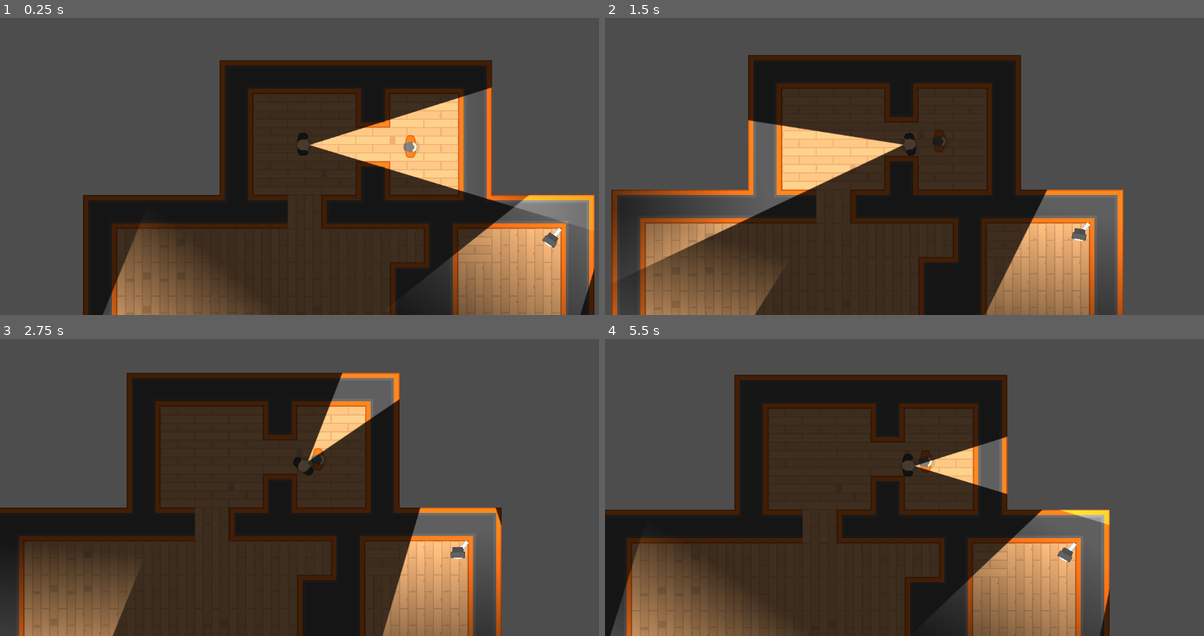
Above: before the commit, frames 1-4 (two rows, left to right).
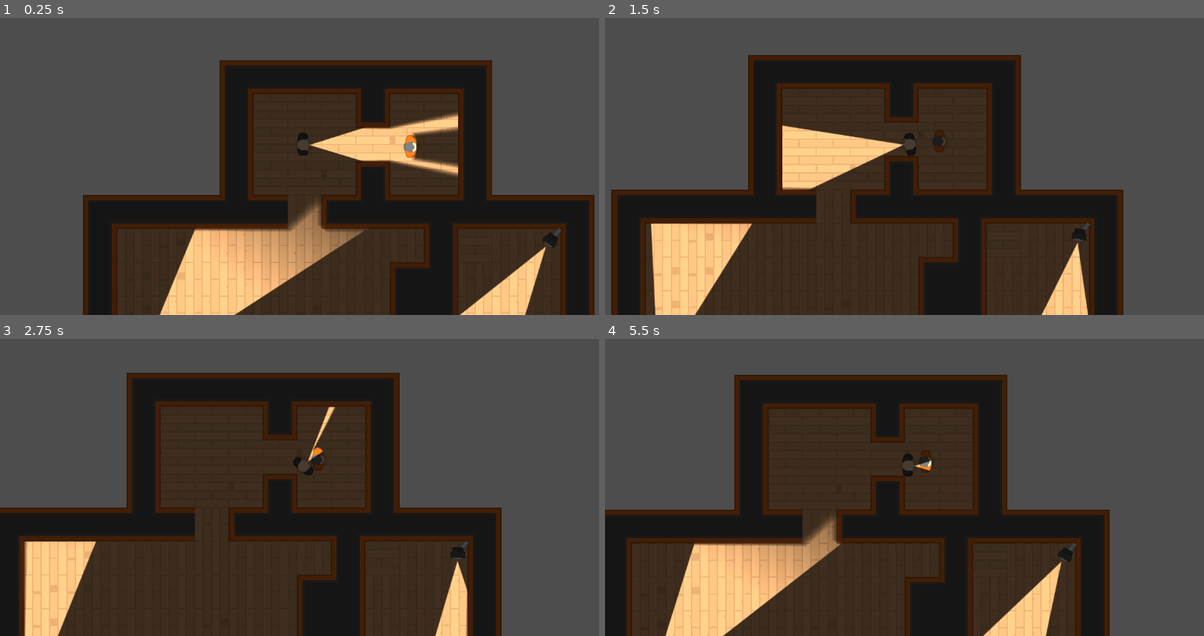
Above: after the commit, the same moments.

Repository: kui-v/HeistMeisters
Game: Godot game, scene res://levels/template_level.tscn
Same seed, same stepped clock (60 frames per second), same inputs: the game is played once before the commit and once after it. The project has no main scene, so this scene is started directly.
Inputs (mouse positions are in pixels of both pictures, inside the frame that each line leads up to):
- Up to frame 1 (0.25 s): no input
- Up to frame 2 (1.5 s): move the mouse to (1042, 127) at 0.52 s; hold D (move_right) 0.53-1.28 s; move the mouse to (784, 160) at 1.27 s; hold S (move_down) from 1.28 s (still down)
- Up to frame 3 (2.75 s): move the mouse to (365, 389) at 2.02 s; release S (move_down) at 2.03 s; hold D (move_right) from 2.03 s (still down)
- Up to frame 4 (5.5 s): tap Enter at 2.75 s; move the mouse to (880, 535) at 2.77 s; release D (move_right) at 2.78 s; hold W (move_up) 2.78-3.53 s; tap Space at 3.5 s; move the mouse to (1090, 517) at 3.52 s; hold A (move_left) 3.53-5.03 s; move the mouse to (724, 413) at 4.27 s; move the mouse to (940, 466) at 5.02 s; hold S (move_down) from 5.03 s (still down)

The runs differ from the first frame. In frame 1, 21% of the frame differs, in the area x 17-100%, y 23-100%; in frame 2, 19%; in frame 3, 15%; in frame 4, 19%.

Commit message:
added torch

Diff:
--- a/lightmaps/torch.tscn
+++ b/lightmaps/torch.tscn
@@ -3,4 +3,7 @@
 [ext_resource type="Texture2D" uid="uid://du1ffm86kpgiy" path="res://assets/Lightmaps/torchmap.png" id="1_j0f72"]
 
 [node name="Torch" type="PointLight2D"]
+shadow_enabled = true
+shadow_filter = 2
 texture = ExtResource("1_j0f72")
+offset = Vector2(330, 0)
